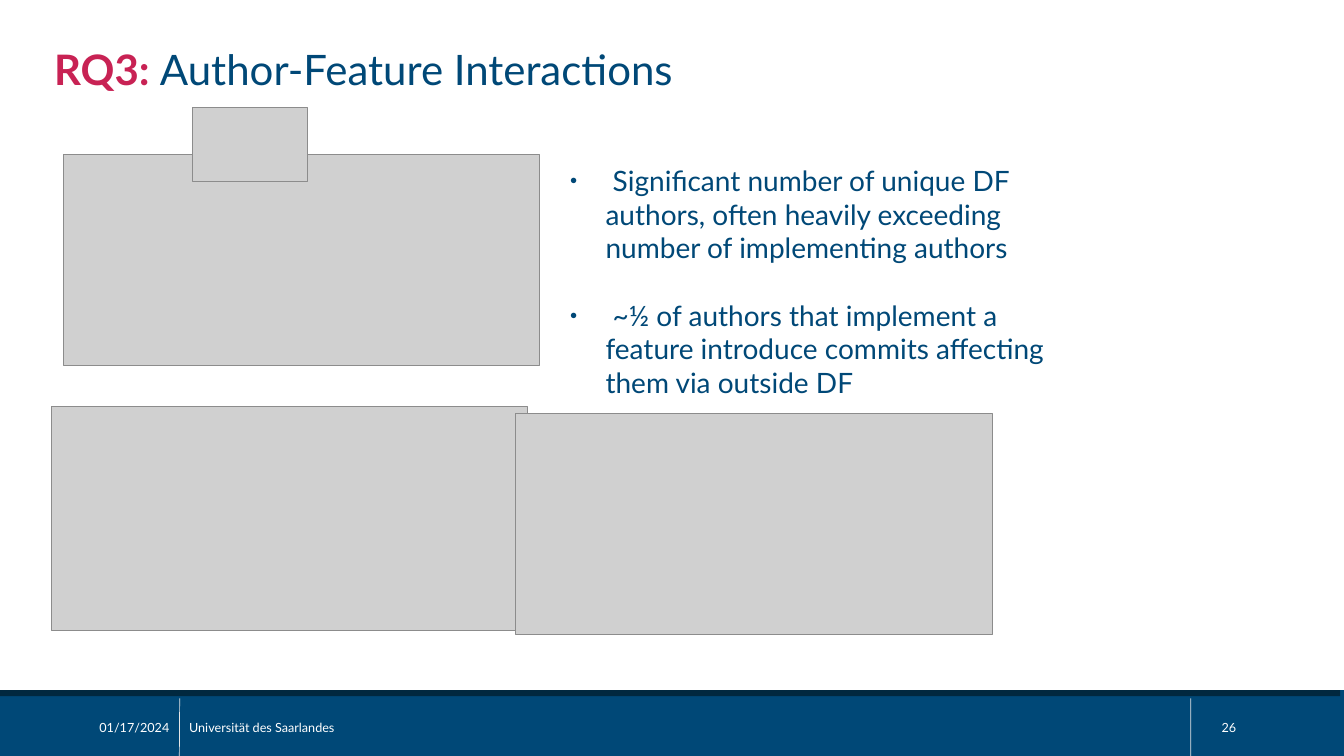
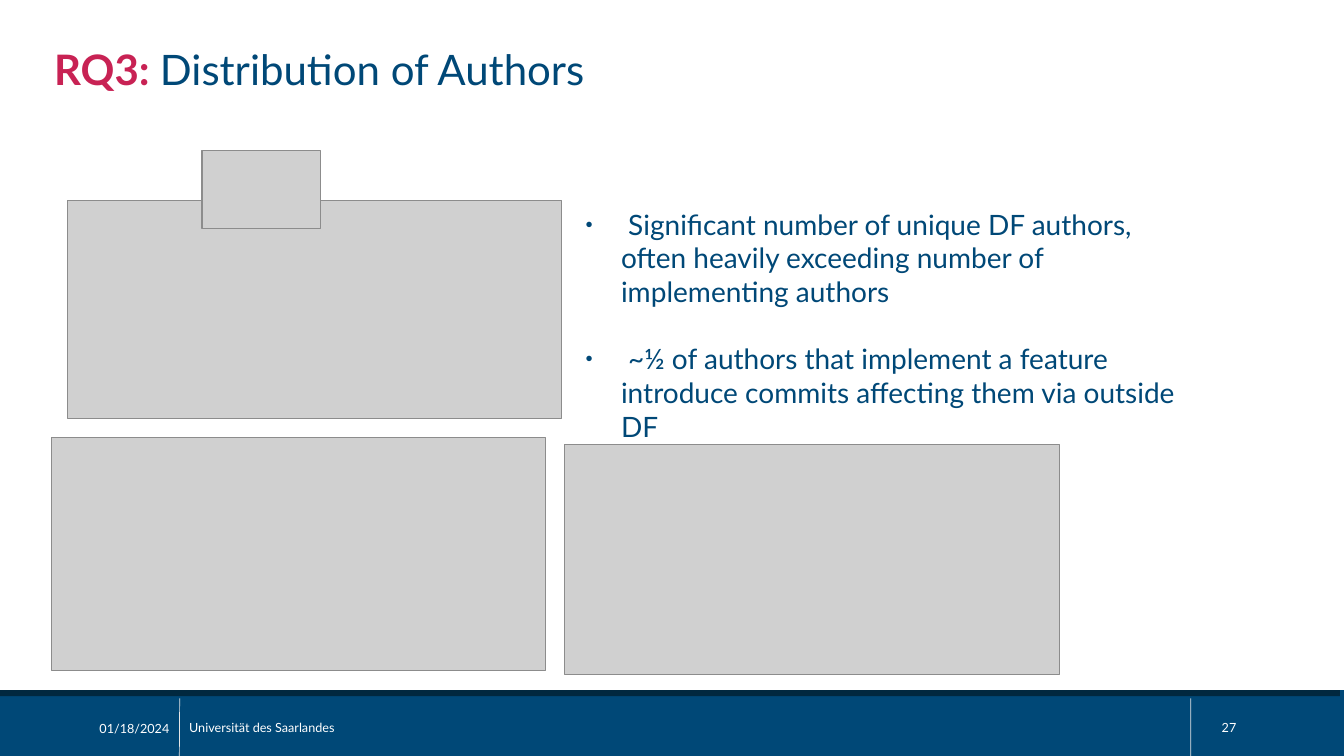
Before and after one commit to sisteu56/bachelor, a slide deck: slide 27 of pres/bachelor_thesis_pres.odp (slide 26 before the commit). Drawn at 1344x756 pixels with LibreOffice and Linux fonts; fonts in the diff are those of the drawing; grey boxes stand for pictures. Boxes give left, top, right and bottom in pixels: in the first picture for what was removed or moved away, otherwise in the second. Text is boxed around its words. In the diff, an @@ line names an element or a change of style, - is before the commit and + after.

```diff
--- a/pres/bachelor_thesis_pres.odp
+++ b/pres/bachelor_thesis_pres.odp
@@ text at [54,54,584,91]: text changed @@
-RQ3: Author-Feature Interactions
+RQ3: Distribution of Authors
@@ picture: place and size @@
-picture at [193,107,307,181]
+picture at [202,151,321,229]
@@ picture: place and size @@
-picture at [64,155,539,366]
+picture at [68,201,562,418]
@@ text "Significant number of unique DF ..." rewrapped from [606,170,1044,394] to [621,214,1175,437] @@
@@ picture: place and size @@
-picture at [51,407,527,631]
+picture at [51,438,545,670]
@@ picture: place and size @@
-picture at [516,414,992,635]
+picture at [565,445,1059,674]
@@ text at [99,724,169,734]: text changed @@
-01/17/2024
+01/18/2024
@@ page number at [1222,723,1237,732]: text changed @@
-26
+27
```
Also in this commit, not shown: 24 other slides changed, 4 slides added, 1 slide removed, 1 other file.
